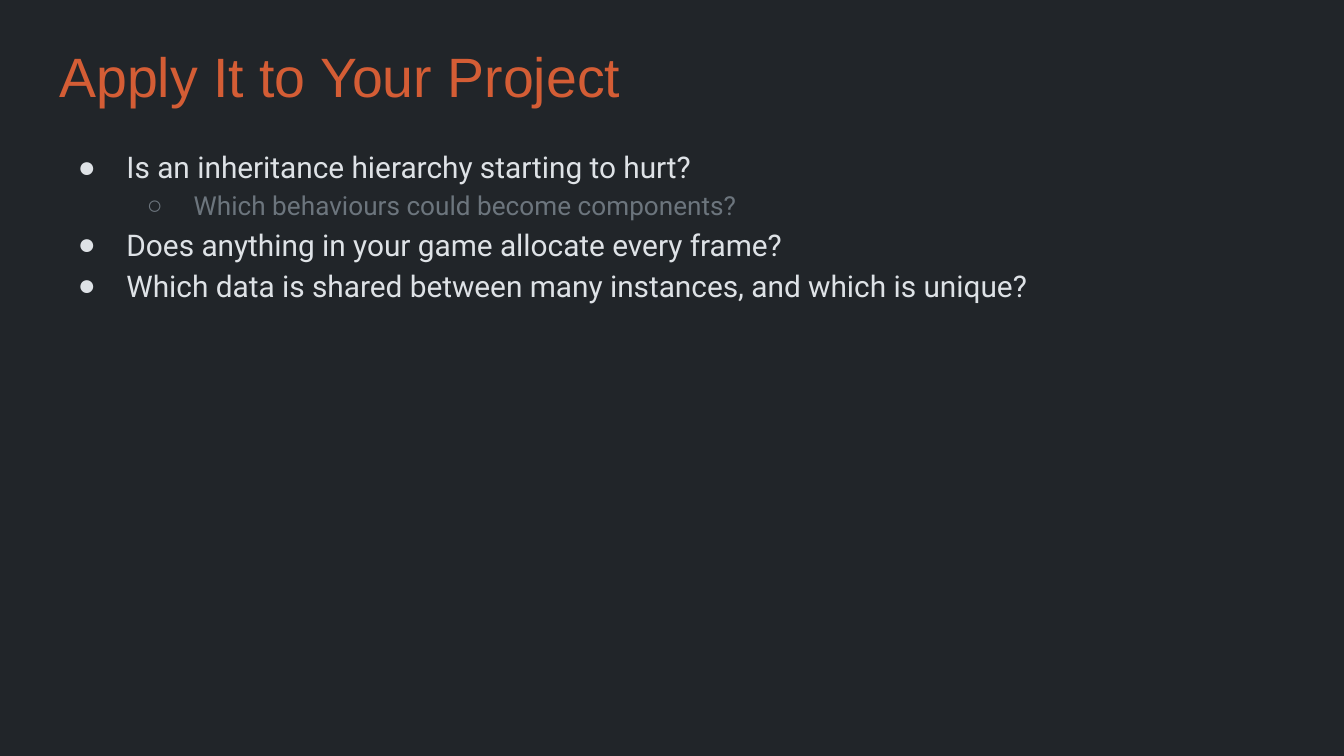
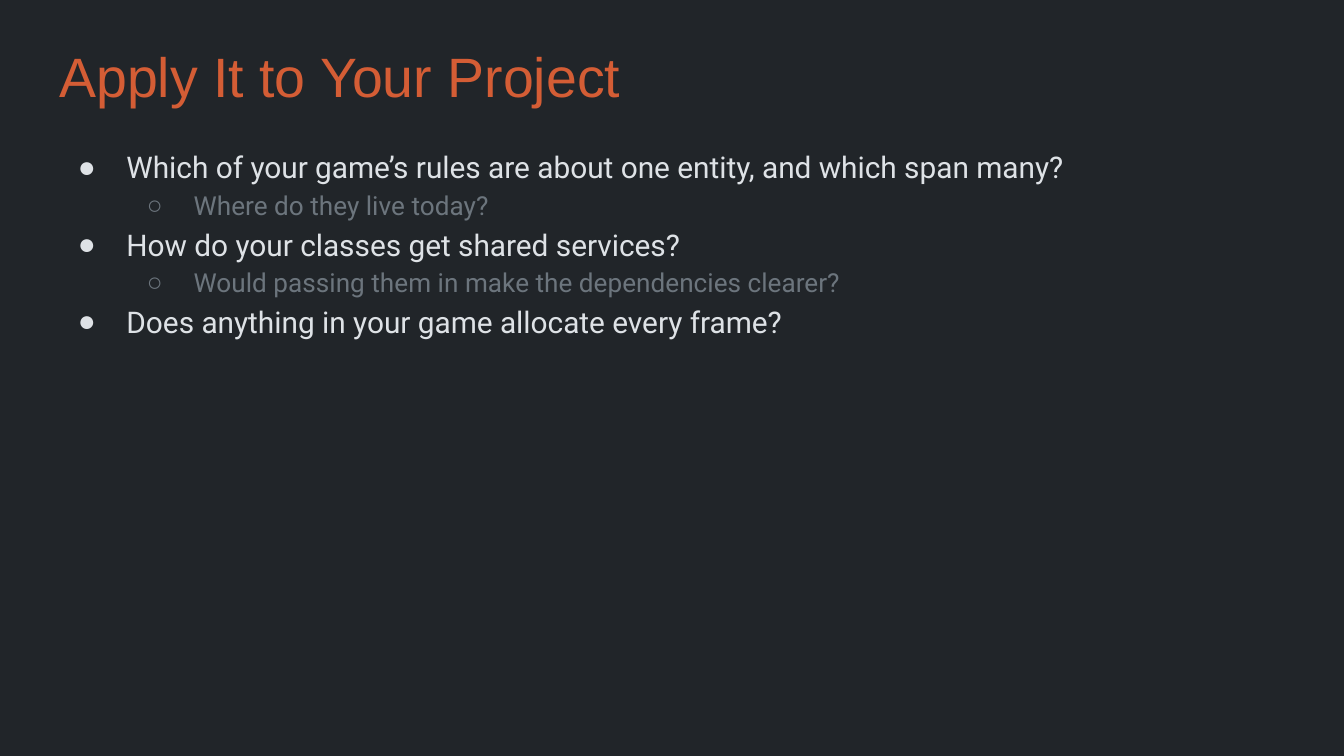
Before and after one commit to Metamate/gar, a slide deck: slide 27 of slides/11 Geometry Wars.pptx (slide 32 before the commit). Drawn at 1344x756 pixels with LibreOffice and Linux fonts; fonts in the diff are those of the drawing. Boxes give left, top, right and bottom in pixels: in the first picture for what was removed or moved away, otherwise in the second. Text is boxed around its words. In the diff, an @@ line names an element or a change of style, - is before the commit and + after.

```diff
--- a/slides/11 Geometry Wars.pptx
+++ b/slides/11 Geometry Wars.pptx
@@ text at (126, 155, 1063, 297): text changed @@
-● Is an inheritance hierarchy starting to hurt?
-  ○ Which behaviours could become components?
+● Which of your game’s rules are about one entity, and which span many?
+  ○ Where do they live today?
+● How do your classes get shared services?
+  ○ Would passing them in make the dependencies clearer?
@@ text at (126, 274, 1027, 304): paragraph removed @@
-● Which data is shared between many instances, and which is unique?
```
Also in this commit, not shown: 5 other slides changed, 4 slides added, 9 slides removed, 3 other files.
